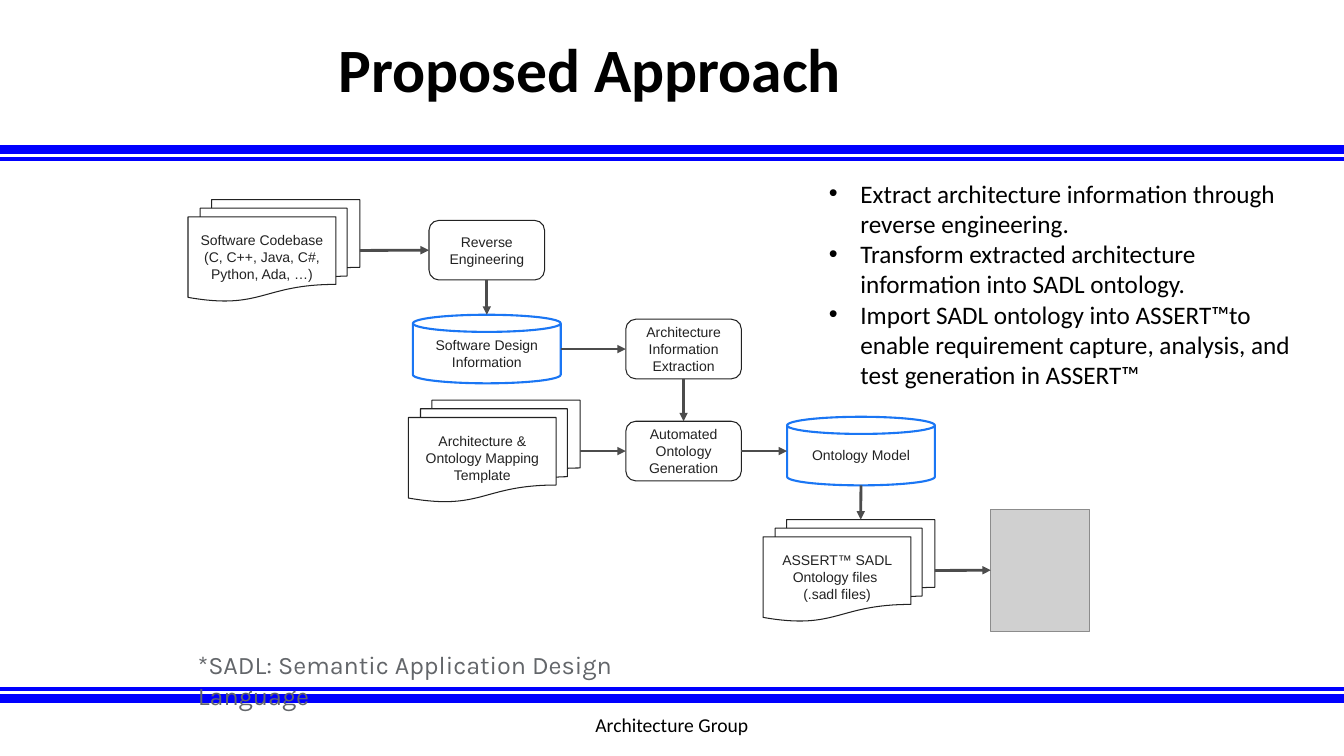
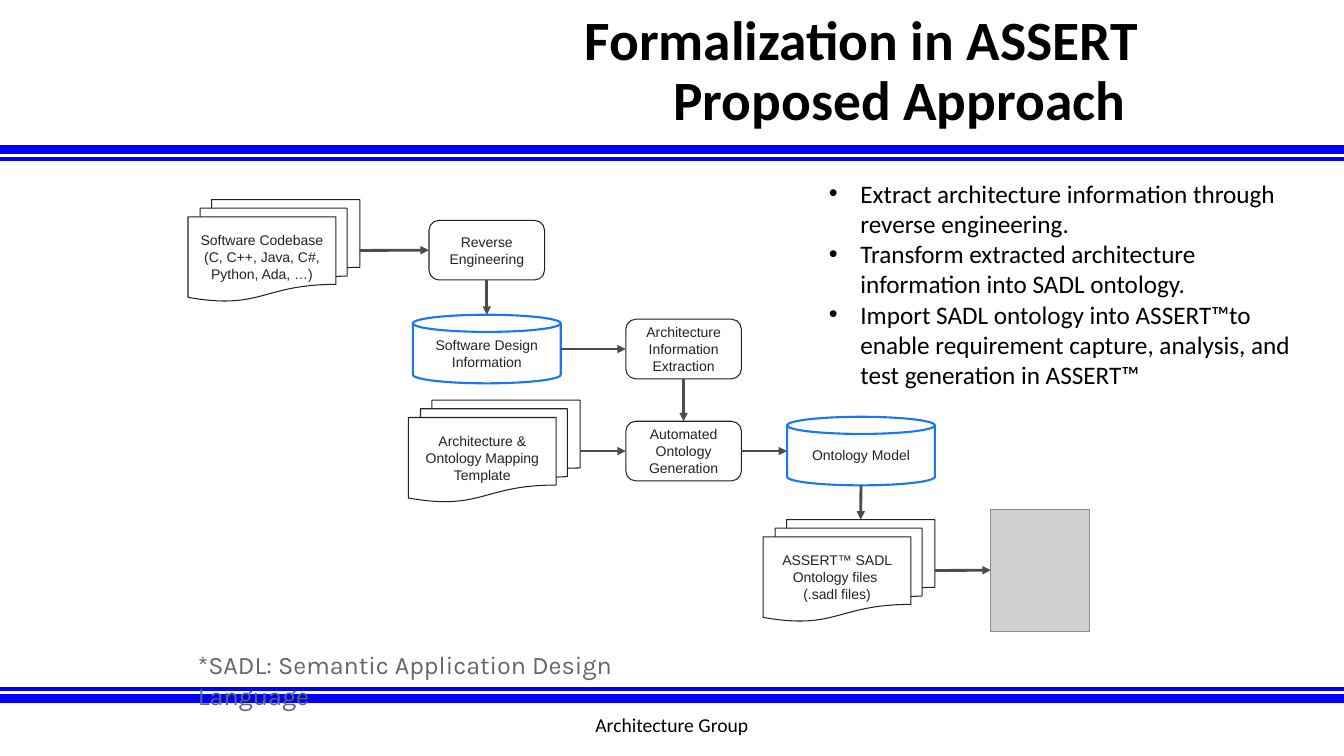
Before and after one commit to afrl-rq/OpenUxAS-SoI, a slide deck: slide 15 of presentations/S5_SoI_Architecture_Group.pptx (slide 12 before the commit). Drawn at 1344x756 pixels with LibreOffice and Linux fonts; fonts in the diff are those of the drawing; grey boxes stand for pictures; background and template pictures are left out. Boxes give left, top, right and bottom in pixels: in the first picture for what was removed or moved away, otherwise in the second. Text is boxed around its words. In the diff, an @@ line names an element or a change of style, - is before the commit and + after.

```diff
--- a/presentations/S5_SoI_Architecture_Group.pptx
+++ b/presentations/S5_SoI_Architecture_Group.pptx
@@ title at [585,21,1138,129]: text changed; size 44 to 39.6 pt @@
-Proposed Approach
+Formalization in ASSERT
+Proposed Approach
```
Also in this commit, not shown: 8 other slides changed, 8 slides added.
